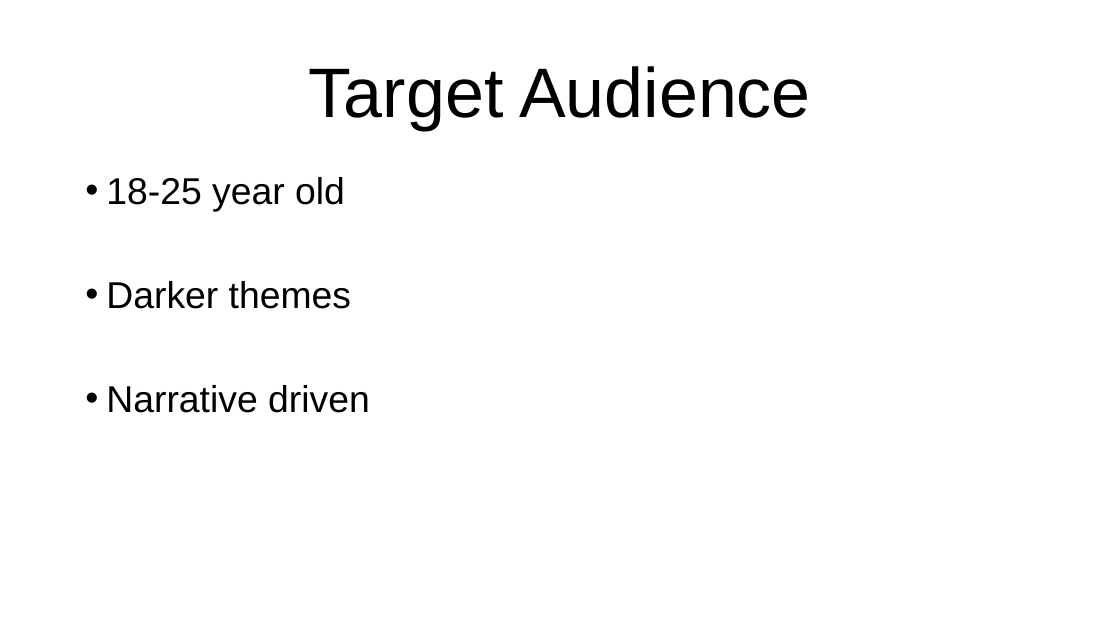
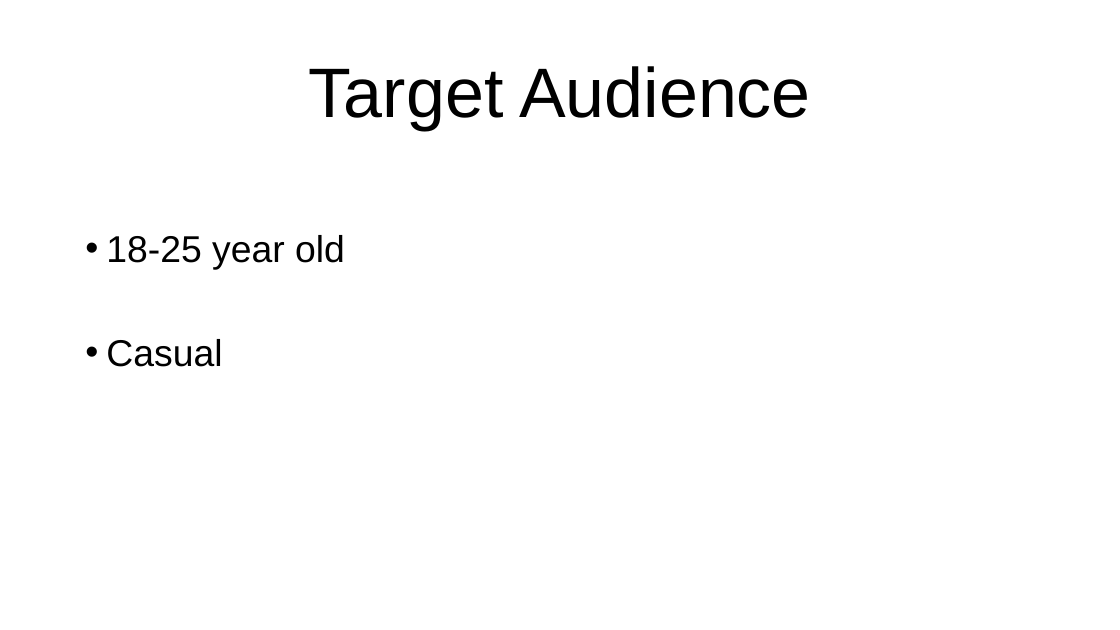
Before and after one commit to UoSGamesGroups/first-semester-group-1, a slide deck: slide 3 of L4_5 - Group 1/Research/Group 1 Presentation.pptx. Drawn at 1120x630 pixels with LibreOffice and Linux fonts; fonts in the diff are those of the drawing. Boxes give left, top, right and bottom in pixels: in the first picture for what was removed or moved away, otherwise in the second. Text is boxed around its words. In the diff, an @@ line names an element or a change of style, - is before the commit and + after.

Commit message:
Presentation
Updated presentation

```diff
--- a/L4_5 - Group 1/Research/Group 1 Presentation.pptx
+++ b/L4_5 - Group 1/Research/Group 1 Presentation.pptx
@@ text at bbox=[106, 339, 222, 367]: text changed @@
-• Darker themes
-• Narrative driven
+• Casual
```
Also in this commit, not shown: 2 other slides changed, 6 slides added, 2 slides removed.
